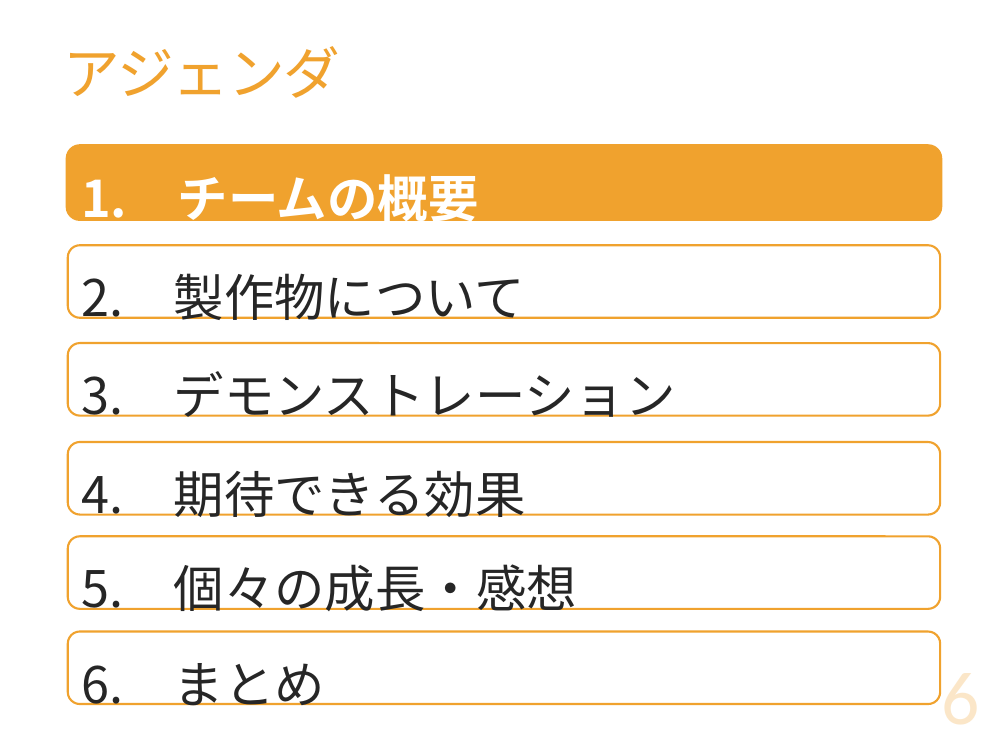
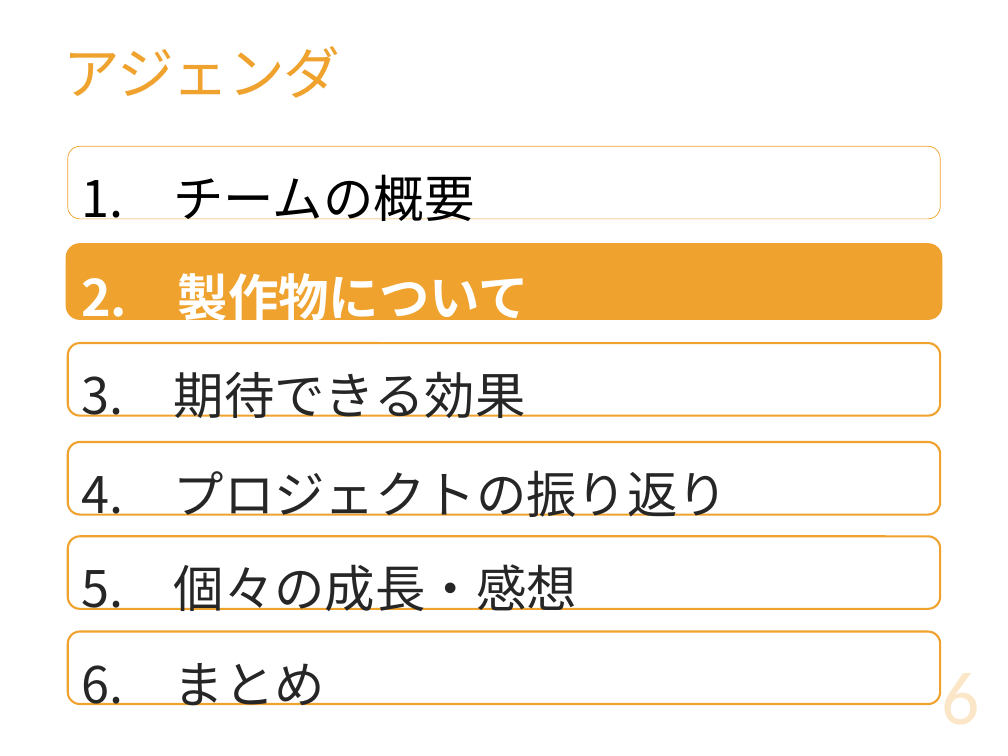
Before and after one commit to DOJO-2021/D-2, a slide deck: slide 6 of documents/プレゼン/Knowledge Holder_清書版.pptx. Drawn at 1008x756 pixels with LibreOffice and Linux fonts; fonts in the diff are those of the drawing. Boxes give left, top, right and bottom in pixels: in the first picture for what was removed or moved away, otherwise in the second. Text is boxed around its words. In the diff, an @@ line names an element or a change of style, - is before the commit and + after.

```diff
--- a/documents/プレゼン/Knowledge Holder_清書版.pptx
+++ b/documents/プレゼン/Knowledge Holder_清書版.pptx
@@ rounded rectangle "チームの概要" at [68,146,939,219]: text colour #FFFFFF to #000000, bold off; fill #F0A22E to #FFFFFF; outline #F0A22E 3 pt to #F0A22E 0.5 pt @@
@@ rounded rectangle "2. 製作物について" at [68,245,939,318]: text colour #262626 to #FFFFFF, bold on; fill #FFFFFF to #F0A22E; outline #F0A22E 1.5 pt to #F0A22E 3 pt @@
@@ text in rounded rectangle at [81,371,526,418]: text changed @@
-3. デモンストレーション
+3. 期待できる効果
@@ text in rounded rectangle at [81,470,728,517]: text changed @@
-4. 期待できる効果
+4. プロジェクトの振り返り
```
Also in this commit, not shown: 7 other slides changed, 3 slides added, 1 slide removed.
